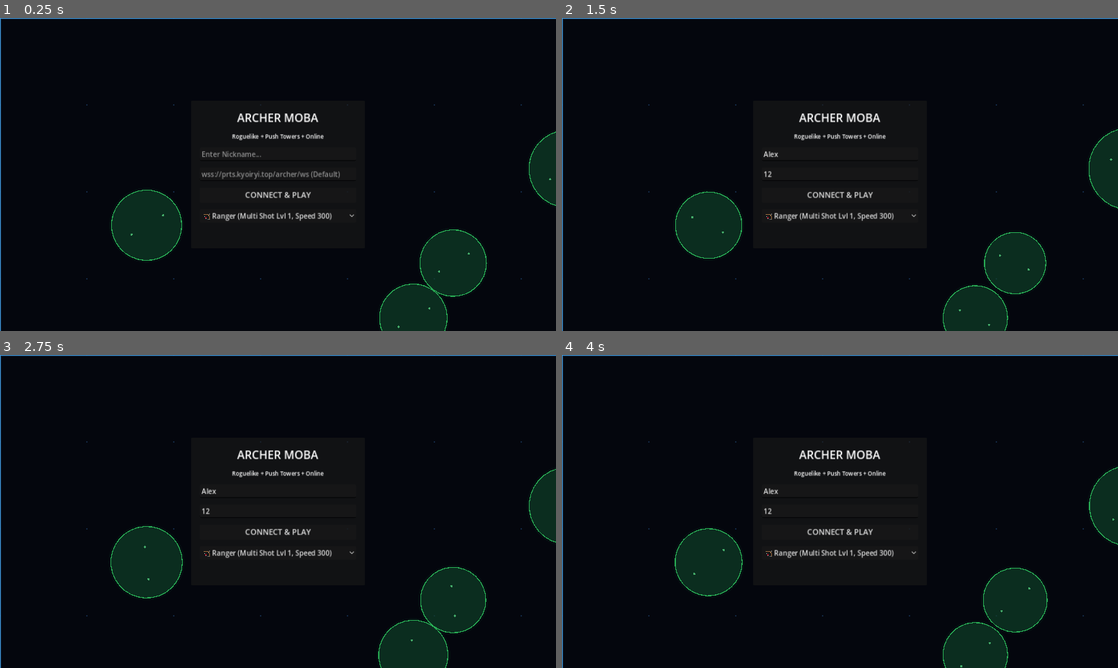
Above: before the commit, frames 1-4 (two rows, left to right).
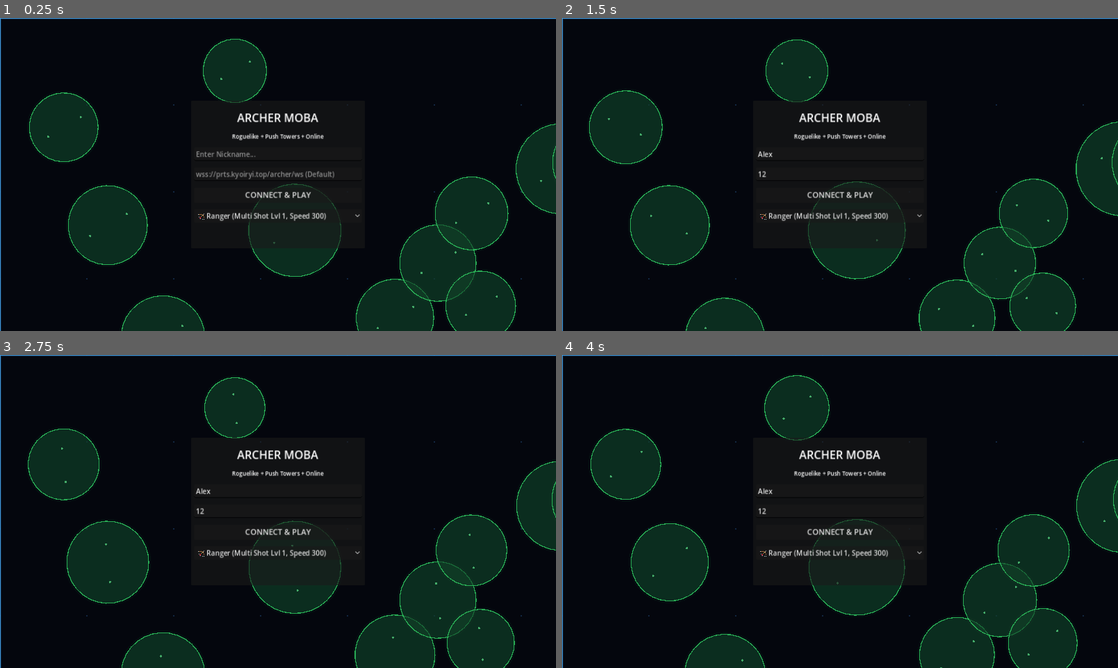
Above: after the commit, the same moments.

Repository: KYoiRyi/partygame-archer
Game: Godot game, scene res://Main.tscn
Two runs of this game, one before a commit and one after it. Both use one fixed random seed, a clock stepped at 60 frames per second and the inputs below.
Inputs (mouse positions are in pixels of both pictures, inside the frame that each line leads up to):
- Up to frame 1 (0.25 s): no input
- Up to frame 2 (1.5 s): click (840, 155) at 0.52 s; type "Alex" at 0.6 s; click (840, 174) at 0.75 s; type "12" at 0.83 s; tap Enter at 1.25 s; move the mouse to (962, 158) at 1.27 s; hold D from 1.28 s (still down); hold Enter from 1.28 s (still down); click (962, 158) at 1.42 s
- Up to frame 3 (2.75 s): tap Space at 1.52 s; release D at 2 s; release Enter at 2 s; drag from (166, 527) to (250, 574) at 2.02 s
- Up to frame 4 (4 s): move the mouse to (895, 442) at 2.77 s; hold D 2.78-3.5 s; hold Enter 2.78-3.5 s; drag from (812, 574) to (673, 464) at 3.52 s

The runs differ from the first frame. In frame 1, 17% of the frame differs, in the area x 5-100%, y 6-100%; in frame 2, 17%; in frame 3, 17%; in frame 4, 17%.

Commit message:
Optimize performance, fix hit delay, add new Assassin/Sniper classes, and introduce map portals, heal zones, lava traps

Diff:
--- a/client/Main.gd
+++ b/client/Main.gd
@@ -17,6 +17,9 @@
 	"gems": []
 }
 var walls: Array = []
+var portals: Array = []
+var heal_zones: Array = []
+var trap_zones: Array = []
 var my_player_data = null
 
 # --- Visual Effects & Juice ---
@@ -100,6 +103,8 @@
 	hero_select_btn.add_item("🏹 Ranger (Multi Shot Lvl 1, Speed 300)", 0)
 	hero_select_btn.add_item("🛡️ Knight (HP Boost Lvl 1, HP 150)", 1)
 	hero_select_btn.add_item("🔥 Mage (Fire Arrow Lvl 1, Speed 260)", 2)
+	hero_select_btn.add_item("🗡️ Assassin (Poison Arrow, Speed 330)", 3)
+	hero_select_btn.add_item("👁️ Sniper (Piercing, Damage Boost, Slow Atk)", 4)
 	hero_select_btn.selected = 0
 	$UI/Lobby/Panel/VBox.add_child(hero_select_btn)
 	$UI/Lobby/Panel/VBox.move_child(hero_select_btn, $UI/Lobby/Panel/VBox.get_child_count() - 2)
@@ -129,10 +134,10 @@
 
 	# Generate some decorative grass/stealth bushes
 	randomize()
-	for i in range(20):
+	for i in range(40):
 		grass_bushes.append({
-			"pos": Vector2(randf_range(200, 2800), randf_range(100, 1100)),
-			"radius": randf_range(60, 95)
+			"pos": Vector2(randf_range(100, 2900), randf_range(100, 1100)),
+			"radius": randf_range(70, 110)
 		})
 
 	# Dash Button for Mobile & UI
@@ -158,22 +163,28 @@
 	# Initial window setup
 	get_viewport().files_dropped.connect(func(files): pass)
 
-	# Add Glow Effects for Ion visuals
+	# Add Glow Effects for Ion visuals (Optimized for Mobile/APK)
 	var env = Environment.new()
 	env.background_mode = Environment.BG_CANVAS
-	env.glow_enabled = true
-	env.set("glow_levels/1", 1.0)
-	env.set("glow_levels/2", 1.0)
-	env.set("glow_levels/3", 1.0)
-	env.set("glow_levels/4", 0.5)
-	env.set("glow_levels/5", 0.5)
-	env.glow_intensity = 1.5
-	env.glow_strength = 1.2
-	env.glow_blend_mode = Environment.GLOW_BLEND_MODE_ADDITIVE
-	env.glow_hdr_threshold = 0.5
+	if OS.has_feature("mobile") or OS.has_feature("web"):
+		env.glow_enabled = false
+	else:
+		env.glow_enabled = true
+		env.glow_intensity = 0.6
+		env.glow_strength = 0.8
+		env.set("glow_levels/1", 0.0)
+		env.set("glow_levels/2", 0.0)
+		env.set("glow_levels/3", 1.0)
+		env.set("glow_levels/4", 0.0)
+		env.set("glow_levels/5", 0.0)
+		env.glow_blend_mode = Environment.GLOW_BLEND_MODE_ADDITIVE
+		env.glow_hdr_threshold = 0.8
 	var we = WorldEnvironment.new()
 	we.environment = env
 	add_child(we)
+
+	# Force 60 FPS to fix stuttering
+	Engine.max_fps = 60
 
 func _on_dash_pressed():
 	if client_dash_cooldown <= 0 and is_connected and (my_player_data is Dictionary) and not _get_safe_bool(my_player_data, "dead", false):
@@ -587,6 +598,10 @@
 		base_cd = 0.40
 	elif hero == "mage":
 		base_cd = 0.35
+	elif hero == "assassin":
+		base_cd = 0.20
+	elif hero == "sniper":
+		base_cd = 0.60
 
 	var atk_speed_lvl = 0
 	if my_player_data is Dictionary:
@@ -675,6 +690,9 @@
 			client_id = _get_safe_string(data, "client_id", "")
 			my_team = _get_safe_string(data, "team", "")
 			walls = _get_safe_array(data, "walls")
+			portals = _get_safe_array(data, "portals")
+			heal_zones = _get_safe_array(data, "heal_zones")
+			trap_zones = _get_safe_array(data, "trap_zones")
 			add_chat_message("System", "Joined match! You are Team: " + my_team.to_upper())
 
 		"state":
@@ -772,6 +790,19 @@
 							"life": randf_range(0.3, 0.8),
 							"size": randf_range(4.0, 10.0)
 						})
+			elif eff_type == "teleport":
+				var e_pos = Vector2(_get_safe_float(data, "effect_x", 0.0), _get_safe_float(data, "effect_y", 0.0))
+				if hit_sparks.size() < 120:
+					for i in range(15):
+						var speed = randf_range(50, 150)
+						var angle = randf_range(0, TAU)
+						hit_sparks.append({
+							"pos": e_pos,
+							"vel": Vector2(cos(angle), sin(angle)) * speed,
+							"color": Color(0.6, 0.2, 1.0),
+							"life": randf_range(0.2, 0.6),
+							"size": randf_range(3.0, 7.0)
+						})
 
 		"game_over":
 			var winner = _get_safe_string(data, "winner_team", "")
@@ -820,9 +851,9 @@
 						"life": 0.8
 					})
 
-				# Hit Sparks (Capped and reduced from 6 to 3 sparks to avoid WebGL / Mobile drawing lag)
-				if hit_sparks.size() < 75:
-					for i in range(3):
+				# Hit Sparks (Capped to avoid WebGL / Mobile drawing lag)
+				if hit_sparks.size() < 40:
+					for i in range(2):
 						var speed = randf_range(80, 200)
 						var angle = randf_range(0, TAU)
 						hit_sparks.append({
@@ -1010,6 +1041,41 @@
 		# Glowing cyan neon border
 		world_node.draw_rect(r, Color(0.15, 0.7, 1.0, 0.22), false, 5.0)
 		world_node.draw_rect(r, Color(0.2, 0.8, 1.0, 0.85), false, 2.0)
+
+	# 4.1 Draw New Map Zones (Portals, HealZones, TrapZones)
+	for hz in heal_zones:
+		var pos = _get_safe_vector2(hz, "pos")
+		var radius = _get_safe_float(hz, "radius", 100.0)
+		if pos.distance_to(cam_pos) > radius + 800.0: continue
+		world_node.draw_circle(pos, radius, Color(0.1, 0.8, 0.3, 0.1 + 0.05 * sin(time_ms*0.002)))
+		world_node.draw_arc(pos, radius, 0.0, TAU, 32, Color(0.3, 1.0, 0.5, 0.5), 3.0)
+		world_node.draw_string(system_font, pos + Vector2(-35, 0), "+ HEAL ZONE", HORIZONTAL_ALIGNMENT_CENTER, -1, 14, Color(0.4, 1.0, 0.6))
+		for i in range(3):
+			var r_offset = fmod(time_ms*0.05 + i*40.0, radius)
+			world_node.draw_arc(pos, r_offset, 0.0, TAU, 24, Color(0.2, 1.0, 0.4, 0.3 * (1.0 - r_offset/radius)), 1.5)
+
+	for tz in trap_zones:
+		var pos = _get_safe_vector2(tz, "pos")
+		var radius = _get_safe_float(tz, "radius", 100.0)
+		if pos.distance_to(cam_pos) > radius + 800.0: continue
+		world_node.draw_circle(pos, radius, Color(0.9, 0.2, 0.0, 0.2 + 0.1 * sin(time_ms*0.005)))
+		world_node.draw_arc(pos, radius, 0.0, TAU, 32, Color(1.0, 0.3, 0.1, 0.6), 3.0)
+		world_node.draw_string(system_font, pos + Vector2(-35, 0), "LAVA TRAP", HORIZONTAL_ALIGNMENT_CENTER, -1, 14, Color(1.0, 0.4, 0.2))
+		for i in range(5):
+			var bubble_a = time_ms*0.001 + i
+			var bubble_r = fmod(time_ms*0.04 + i*20.0, radius)
+			world_node.draw_circle(pos + Vector2(cos(bubble_a), sin(bubble_a)) * bubble_r, 4.0, Color(1.0, 0.5, 0.1, 0.8))
+
+	for pt in portals:
+		var pos = _get_safe_vector2(pt, "pos")
+		var radius = _get_safe_float(pt, "radius", 45.0)
+		if pos.distance_to(cam_pos) > radius + 800.0: continue
+		var p_a = time_ms * 0.003
+		world_node.draw_circle(pos, radius, Color(0.5, 0.1, 0.9, 0.2))
+		world_node.draw_arc(pos, radius, p_a, p_a + TAU, 24, Color(0.8, 0.3, 1.0, 0.7), 4.0)
+		world_node.draw_arc(pos, radius - 8.0, -p_a, -p_a + TAU, 16, Color(0.6, 0.1, 1.0, 0.5), 2.0)
+		world_node.draw_circle(pos, radius*0.4, Color(0.4, 0.0, 0.8, 0.6))
+		world_node.draw_string(system_font, pos + Vector2(-30, 4), "PORTAL", HORIZONTAL_ALIGNMENT_CENTER, -1, 12, Color(0.9, 0.6, 1.0))
 
 	# 5. Draw Gems (Rotating & Floating items with drop shadows)
 	var gems_list = _get_safe_array(game_state, "gems")
@@ -1414,7 +1480,8 @@
 			smooth_positions[id] = server_pos
 			proj_trails[id] = [server_pos]
 		else:
-			var t = clamp(26.0 * delta, 0.0, 1.0)
+			# Increased projectile interpolation speed to prevent hit delay
+			var t = clamp(45.0 * delta, 0.0, 1.0)
 			smooth_positions[id] = smooth_positions[id].lerp(server_pos, t)
 			if not proj_trails.has(id):
 				proj_trails[id] = []
Not shown, changed: server/room.go
Not shown, changed: server/types.go
